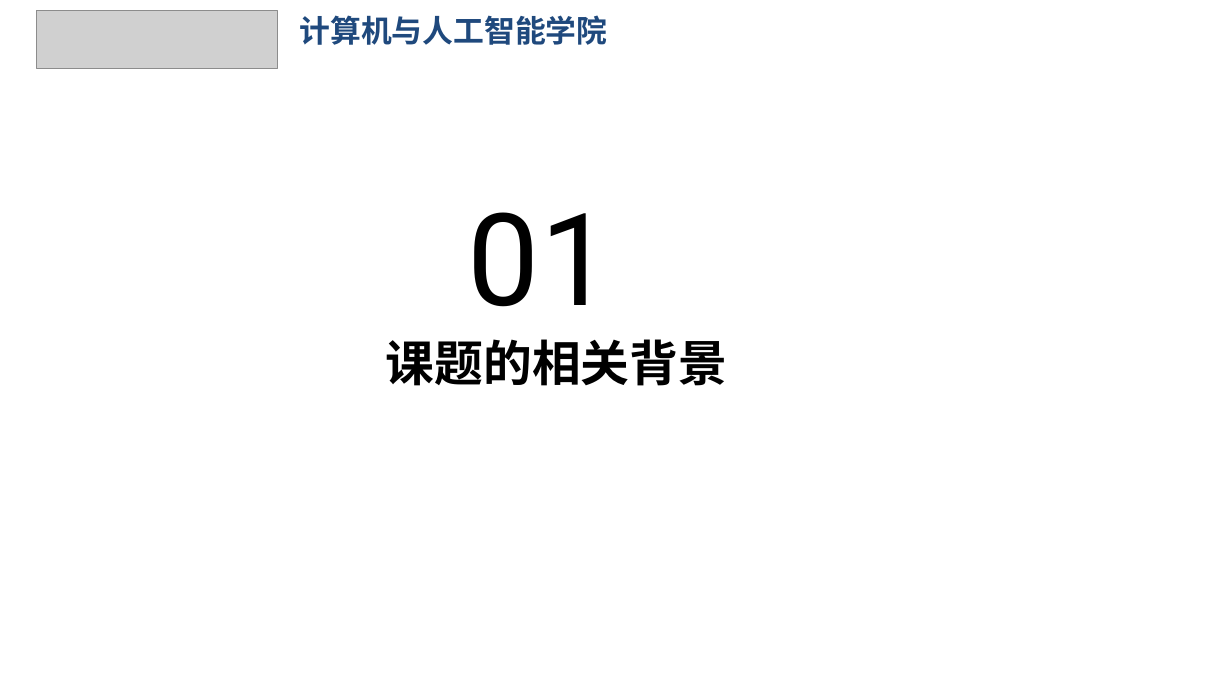
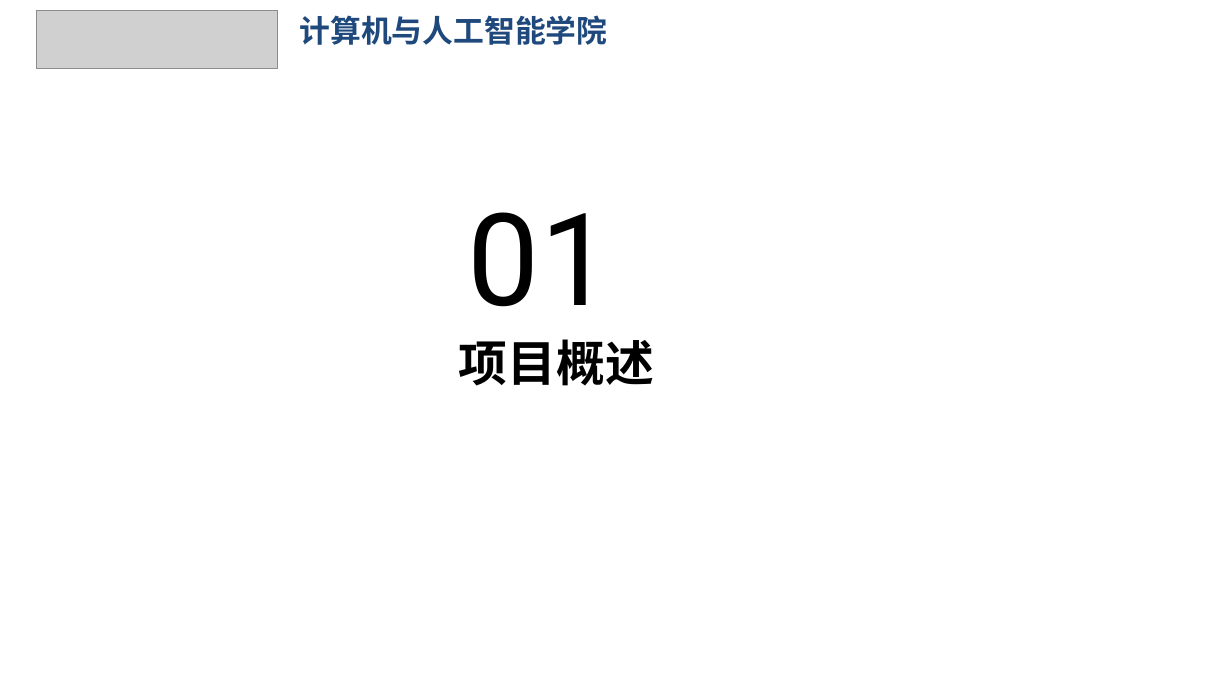
Before and after one commit to ty131421/spider_project, a slide deck: slide 4 of 豆瓣爬虫.pptx (slide 3 before the commit). Drawn at 1232x693 pixels with LibreOffice and Linux fonts; fonts in the diff are those of the drawing; grey boxes stand for pictures; background and template pictures are left out. Boxes give left, top, right and bottom in pixels: in the first picture for what was removed or moved away, otherwise in the second. Text is boxed around its words. In the diff, an @@ line names an element or a change of style, - is before the commit and + after.

Commit message:
完成项目概述、基础爬取模块、进阶详情与动态爬取模块、数据存储方案（前半部分）的ppt内容

```diff
--- a/豆瓣爬虫.pptx
+++ b/豆瓣爬虫.pptx
@@ text at <box>459,339,654,386</box>: text changed @@
-课题的相关背景
+项目概述
```
Also in this commit, not shown: 7 other slides changed, 9 slides added, 1 slide removed.
